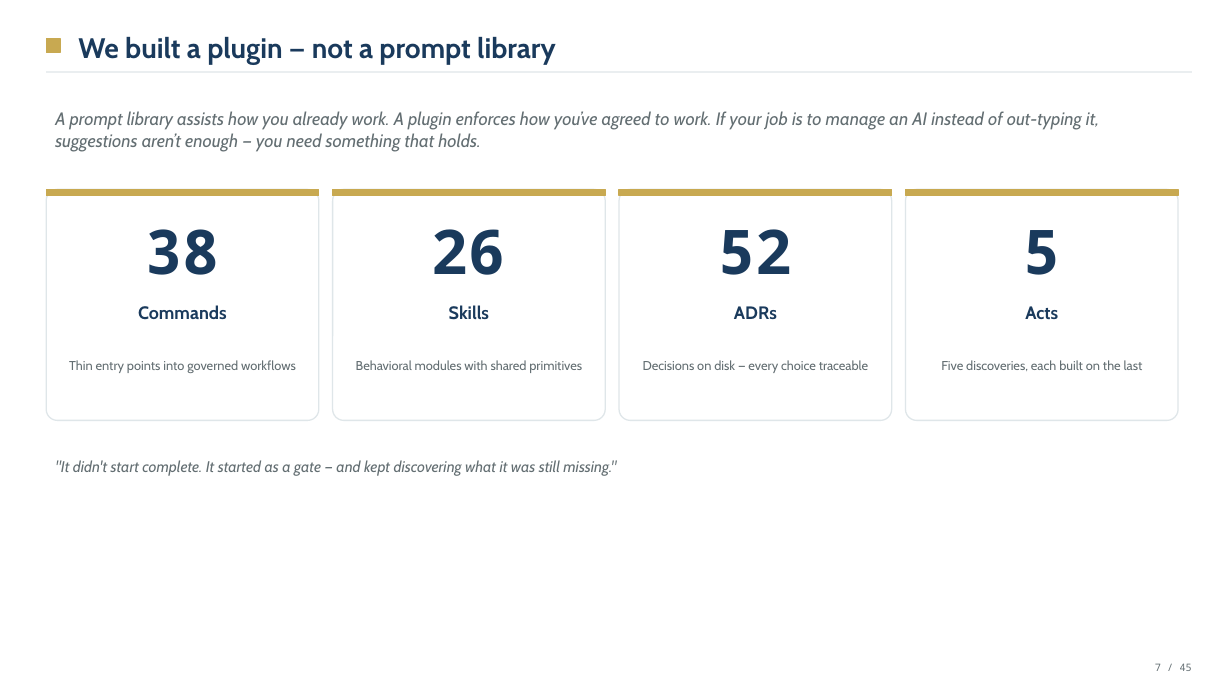
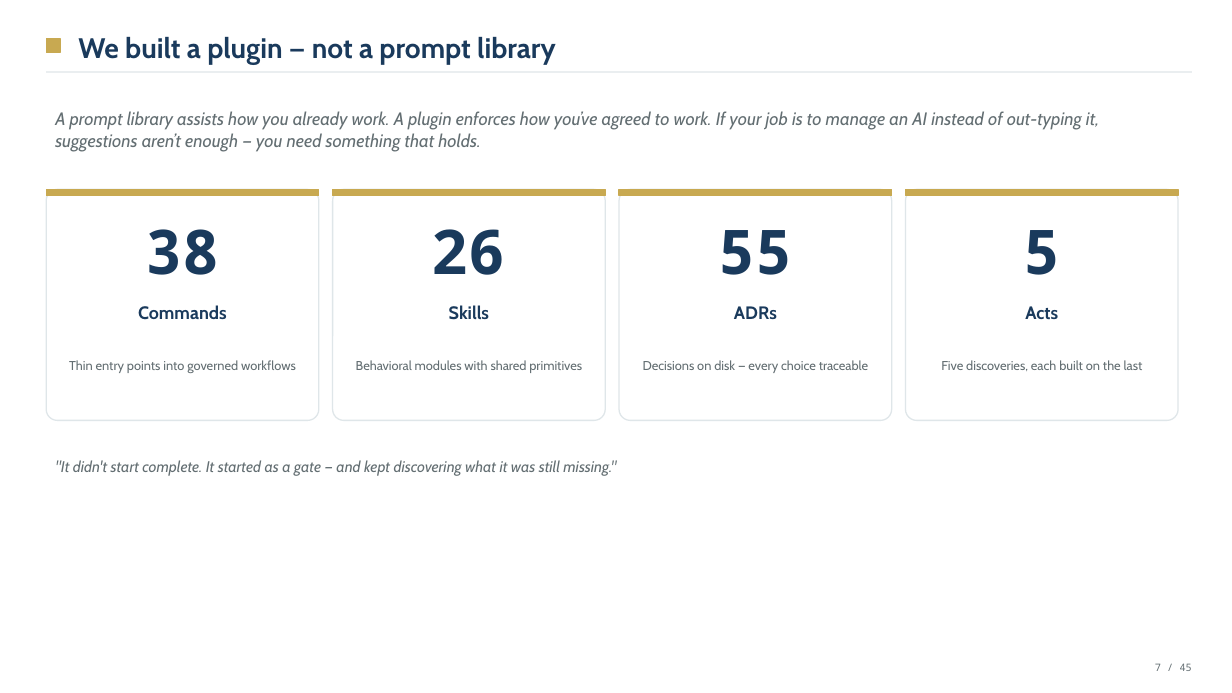
Before and after one commit to vickysrawat/AI-Assisted-development, a slide deck: slide 7 of docs/presentations/ai-assisted-development-story.pptx. Drawn at 1232x693 pixels with LibreOffice and Linux fonts; fonts in the diff are those of the drawing. Boxes give left, top, right and bottom in pixels: in the first picture for what was removed or moved away, otherwise in the second. Text is boxed around its words. In the diff, an @@ line names an element or a change of style, - is before the commit and + after.

```diff
--- a/docs/presentations/ai-assisted-development-story.pptx
+++ b/docs/presentations/ai-assisted-development-story.pptx
@@ text at (718,230,792,275): text changed @@
-52
+55
```
Also in this commit, not shown: 36 other slides changed, 11 other files.
